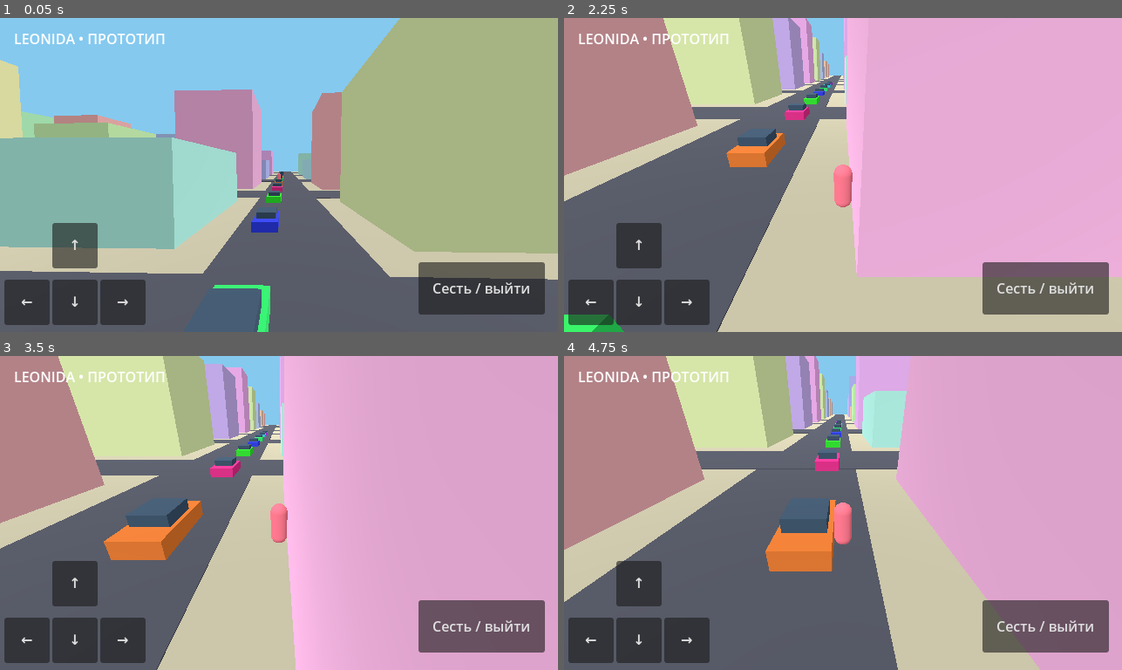
Above: before the commit, frames 1-4 (two rows, left to right).
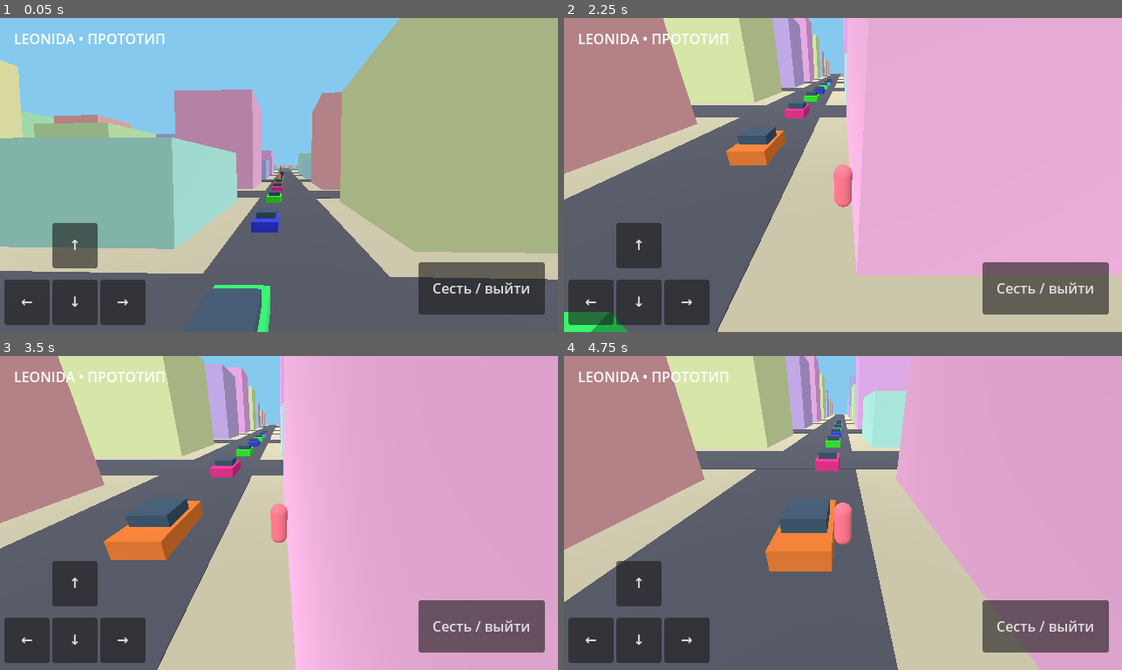
Above: after the commit, the same moments.

Repository: danilkononov1234-lab/GTA6-Pixel-Mobile
Game: Godot game, scene res://main.tscn
Same seed, same stepped clock (60 frames per second), same inputs: the game is played once before the commit and once after it.
Inputs:
- Up to frame 1 (0.05 s): no input
- Up to frame 2 (2.25 s): hold Right (ui_right) 0.53-1.28 s; hold Down (ui_down) 1.28-2.03 s; hold Right (ui_right) from 2.03 s (still down)
- Up to frame 3 (3.5 s): release Right (ui_right) at 2.78 s; hold Up (ui_up) from 2.78 s (still down)
- Up to frame 4 (4.75 s): release Up (ui_up) at 3.53 s; hold Left (ui_left) from 3.53 s (still down)

The runs differ from the first frame. In frame 1, less than 0.1% of the frame differs, in the area x 49-54%, y 46-49%; in frame 2, 1.7%, in the area x 0-100%, y 0-100%; in frame 3, less than 0.1%; in frame 4, nothing differs.

Commit message:
Add coastal district, island bridge and touch fixes

Diff:
--- a/main.gd
+++ b/main.gd
@@ -48,6 +48,19 @@
 		for z in range(-5,5):
 			var h := rng.randf_range(5,25)
 			block(Vector3(x*32+16,h/2,z*32+16),Vector3(17,h,17),Color.from_hsv(rng.randf(),0.27,0.85))
+	# Coastal district and island causeway
+	block(Vector3(0,-0.35,205),Vector3(400,0.5,10),Color("#e8cf91"))
+	block(Vector3(0,-0.8,280),Vector3(600,0.3,150),Color("#268fae"),false)
+	block(Vector3(0,-0.5,275),Vector3(12,1,150),Color("#555b64"))
+	block(Vector3(0,-0.5,370),Vector3(120,1,60),Color("#d6c69a"))
+	for i in range(16):
+		var p := Vector3(-180+i*23,0,190)
+		block(p+Vector3(0,2,0),Vector3(0.45,4,0.45),Color("#856341"),false)
+		for j in range(5):
+			var leaf := block(p+Vector3(0,4,0),Vector3(0.8,0.25,3.5),Color("#388d50"),false)
+			leaf.rotation.y = j*TAU/5
+	for i in range(8):
+		block(Vector3(-48+i*13,2,375),Vector3(9,4,12),Color("#f2b69d"))
 	player = CharacterBody3D.new()
 	add_child(player)
 	player.position = Vector3(0,1,0)
@@ -56,6 +69,7 @@
 	capsule.height = 1.8
 	capsule.radius = 0.35
 	collider.shape = capsule
+	collider.name = "CollisionShape3D"
 	player.add_child(collider)
 	var avatar := MeshInstance3D.new()
 	var body := CapsuleMesh.new()
@@ -111,6 +125,8 @@
 		b.size = Vector2(52,52)
 		ui.add_child(b)
 		buttons[b] = item[2]
+		b.button_down.connect(func(): b.set_meta("held",true))
+		b.button_up.connect(func(): b.set_meta("held",false))
 
 	var enter := Button.new()
 	enter.text = "Сесть / выйти"
@@ -136,7 +152,7 @@
 func _physics_process(delta):
 	movement = Input.get_vector("ui_left","ui_right","ui_up","ui_down")
 	for b in buttons:
-		if b.button_pressed:
+		if b.button_pressed or (b.has_meta("held") and b.get_meta("held")):
 			movement += buttons[b]
 	movement = movement.limit_length()
 	if is_instance_valid(driving):
